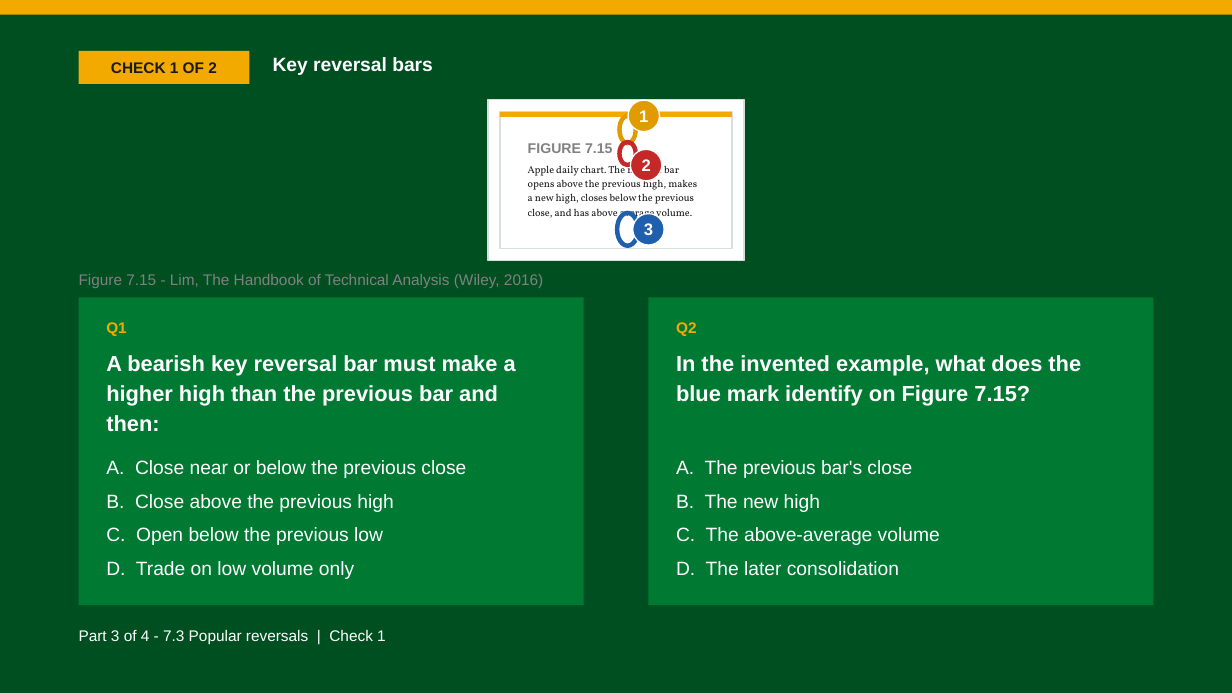
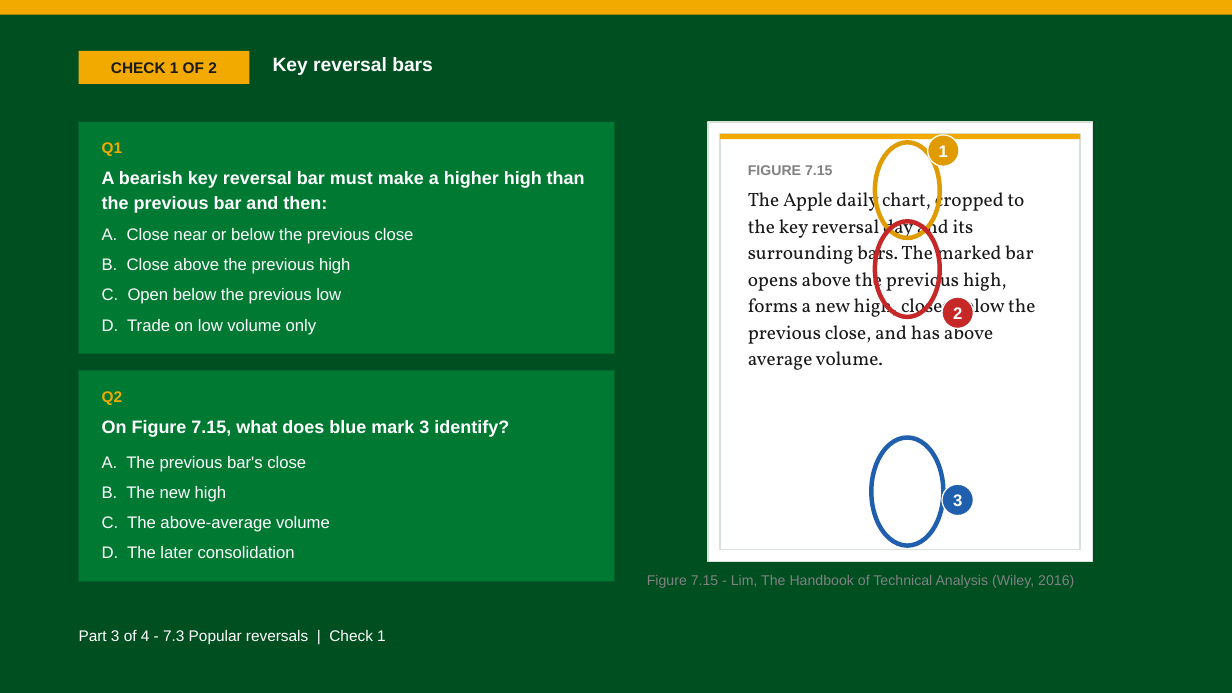
Before and after one commit to benjiesotelo-sudo/Telos_FIN1209, a slide deck: slide 11 of chapter-07/FIN1209-Chapter-07.pptx (slide 10 before the commit). Drawn at 1232x693 pixels with LibreOffice and Linux fonts; fonts in the diff are those of the drawing. Boxes give left, top, right and bottom in pixels: in the first picture for what was removed or moved away, otherwise in the second. Text is boxed around its words. In the diff, an @@ line names an element or a change of style, - is before the commit and + after.

```diff
--- a/chapter-07/FIN1209-Chapter-07.pptx
+++ b/chapter-07/FIN1209-Chapter-07.pptx
@@ rectangle removed at box(500, 112, 732, 249) @@
@@ rectangle removed at box(500, 112, 732, 117) @@
@@ ellipse removed at box(619, 116, 636, 143) @@
@@ rectangle: place and size @@
-rectangle at box(488, 100, 744, 261)
+rectangle at box(79, 122, 615, 354)
@@ rectangle at box(79, 122, 615, 354): fill #FFFFFF to #007A33; outline #D7E0D9 1 pt to none @@
@@ text "Q1": place and size @@
-text "Q1" at box(106, 322, 127, 336)
+text "Q1" at box(102, 142, 123, 156)
@@ ellipse removed at box(619, 142, 636, 165) @@
@@ rectangle added at box(708, 122, 1092, 562), fill #FFFFFF, outline #D7E0D9 1 pt @@
@@ rectangle added at box(720, 134, 1080, 550), fill #FFFFFF, outline #D7E0D9 1 pt @@
@@ rectangle added at box(720, 134, 1080, 140), fill #F2A900 @@
@@ ellipse added at box(875, 142, 940, 238), outline #E09B00 3.5 pt @@
@@ ellipse "1": place and size @@
-ellipse "1" at box(628, 100, 660, 131)
+ellipse "1" at box(928, 135, 959, 166)
@@ text "A bearish key reversal bar ...": place and size @@
-text "A bearish key reversal bar ..." at box(106, 355, 516, 432)
+text "A bearish key reversal bar ..." at box(102, 171, 585, 213)
@@ text "A bearish key reversal bar ..." at box(102, 171, 585, 213): size 17 to 14 pt @@
@@ text "FIGURE 7.15": place and size @@
-text "FIGURE 7.15" at box(528, 143, 697, 221)
+text "FIGURE 7.15" at box(748, 165, 1035, 370)
@@ text at box(748, 188, 1035, 370): text changed; size 8 to 15 pt @@
-Apple daily chart. The marked bar opens above the previous high, makes a new high, closes below the previous close, and has above average volume.
+The Apple daily chart, cropped to the key reversal day and its surrounding bars. The marked bar opens above the previous high, forms a new high, closes below the previous close, and has above average volume.
@@ text "A. Close near or below ...": place and size @@
-text "A. Close near or below ..." at box(106, 460, 466, 579)
+text "A. Close near or below ..." at box(102, 228, 414, 335)
@@ text "A. Close near or below ..." at box(102, 228, 414, 335): size 15 to 13 pt @@
@@ ellipse removed at box(617, 213, 639, 245) @@
@@ ellipse added at box(875, 222, 940, 317), outline #C62828 3.5 pt @@
@@ rectangle removed at box(649, 298, 1154, 605) @@
@@ ellipse "2": place and size @@
-ellipse "2" at box(630, 150, 662, 181)
+ellipse "2" at box(943, 297, 974, 328)
@@ text removed at box(676, 355, 1081, 406) @@
-In the invented example, what does the blue mark identify on Figure 7.15?
@@ rectangle: place and size @@
-rectangle at box(79, 298, 584, 605)
+rectangle at box(79, 371, 615, 581)
@@ text "Q2": place and size @@
-text "Q2" at box(676, 322, 697, 336)
+text "Q2" at box(102, 391, 123, 405)
@@ text "A. The previous bar's close" at box(102, 456, 330, 558): size 15 to 13 pt @@
@@ text "A. The previous bar's close": place and size @@
-text "A. The previous bar's close" at box(676, 460, 940, 576)
+text "A. The previous bar's close" at box(102, 456, 330, 558)
@@ text added at box(102, 420, 509, 437), 14 pt, text #FFFFFF, bold @@
+On Figure 7.15, what does blue mark 3 identify?
@@ ellipse added at box(872, 438, 944, 546), outline #1F5FAD 3.5 pt @@
@@ ellipse "3": place and size @@
-ellipse "3" at box(633, 213, 665, 245)
+ellipse "3" at box(943, 484, 974, 516)
@@ text "Figure 7.15 - Lim, The ...": place and size @@
-text "Figure 7.15 - Lim, The ..." at box(79, 274, 543, 288)
+text "Figure 7.15 - Lim, The ..." at box(647, 575, 1074, 588)
@@ text "Figure 7.15 - Lim, The ..." at box(647, 575, 1074, 588): size 12 to 11 pt @@
```
Also in this commit, not shown: 6 other slides changed, 1 slide added, 2 other files.
